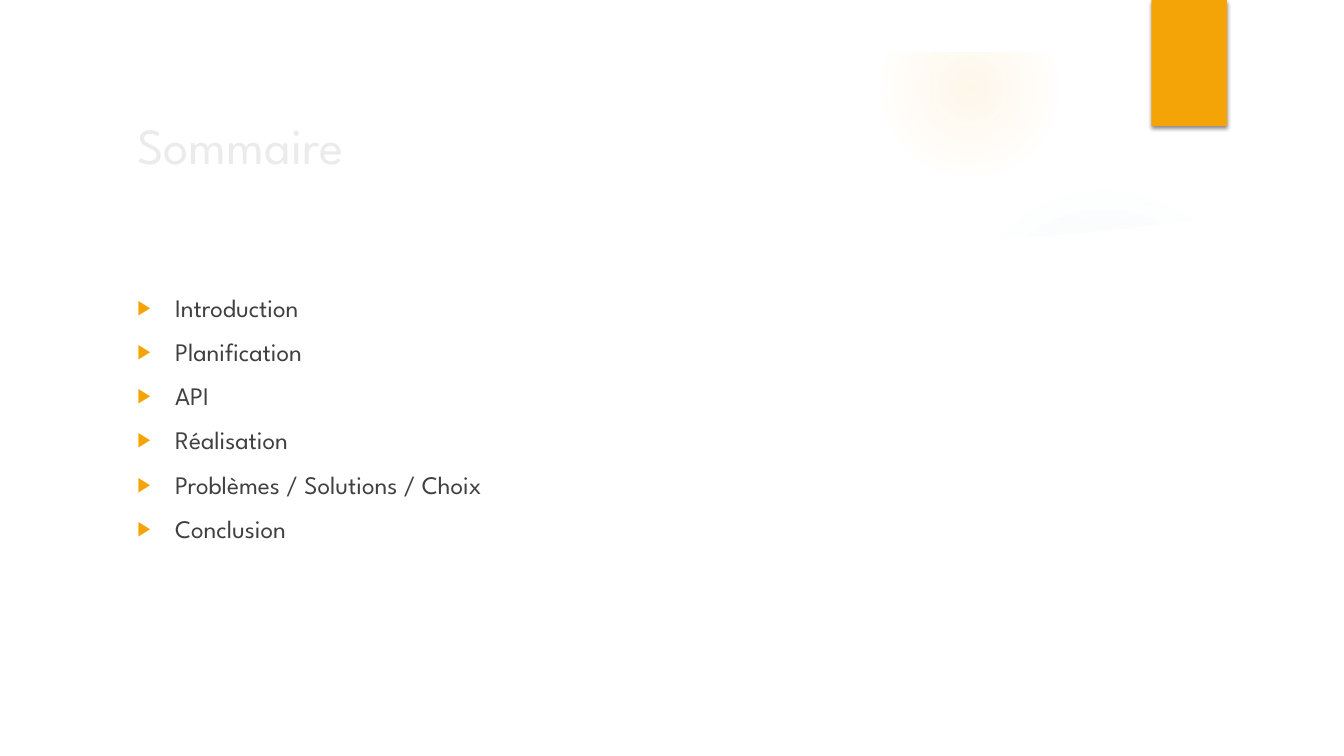
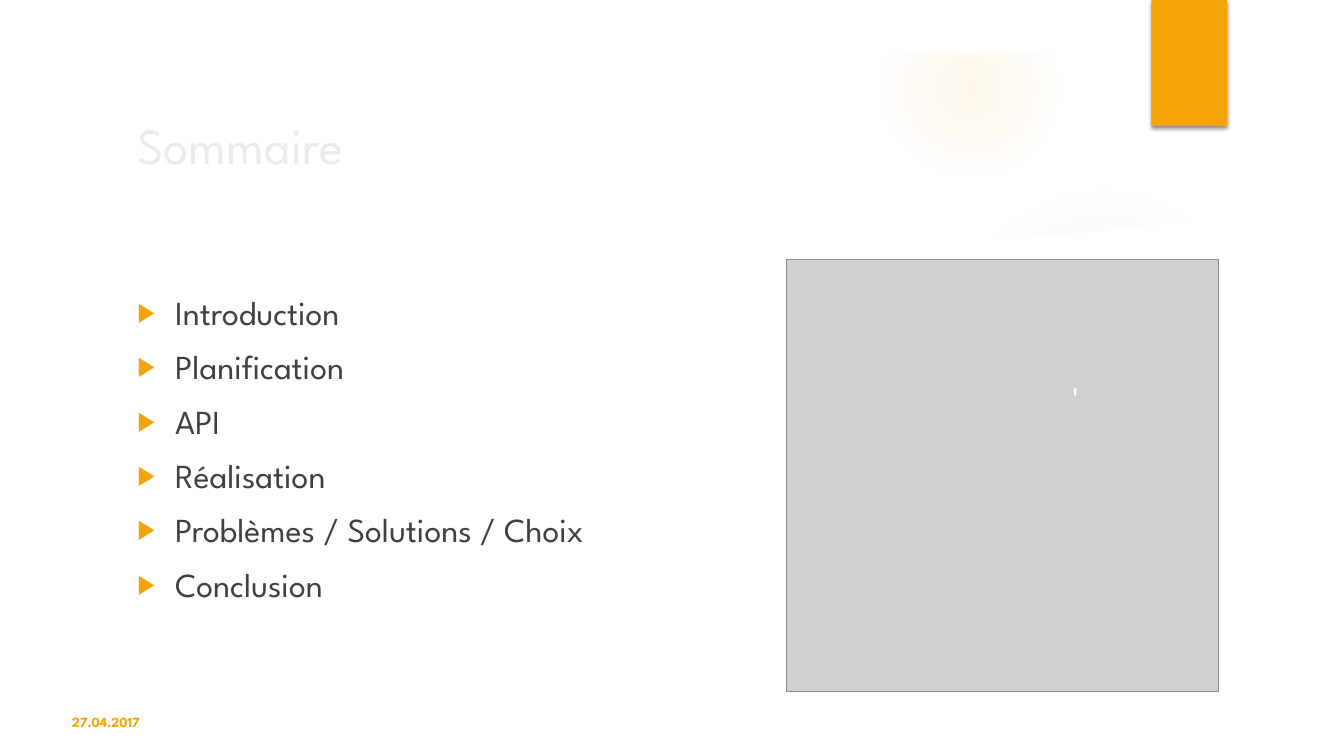
Before and after one commit to savaryal/P_Appro2, a slide deck: slide 2 of Docs/P-P_Appro2-savaryal-ClientTwitter.pptx. Drawn at 1344x756 pixels with LibreOffice and Linux fonts; fonts in the diff are those of the drawing; grey boxes stand for pictures; background and template pictures are left out. Boxes give left, top, right and bottom in pixels: in the first picture for what was removed or moved away, otherwise in the second. Text is boxed around its words. In the diff, an @@ line names an element or a change of style, - is before the commit and + after.

```diff
--- a/Docs/P-P_Appro2-savaryal-ClientTwitter.pptx
+++ b/Docs/P-P_Appro2-savaryal-ClientTwitter.pptx
@@ picture added at (786, 259, 1219, 692) @@
@@ text "Introduction" at (175, 302, 584, 598): size 18 to 24 pt @@
@@ line added from (1075, 389) to (1075, 395), #FFFFFF 0.75 pt @@
@@ line added from (1076, 389) to (1076, 395), #FFFFFF 0.75 pt @@
@@ line added from (1076, 388) to (1076, 395), #FFFFFF 0.75 pt @@
@@ text added at (72, 717, 140, 727), 10 pt, text #F5A408, bold @@
+27.04.2017
```
Also in this commit, not shown: 3 other slides changed, 3 slides added, 3 slides removed, 2 other files.
